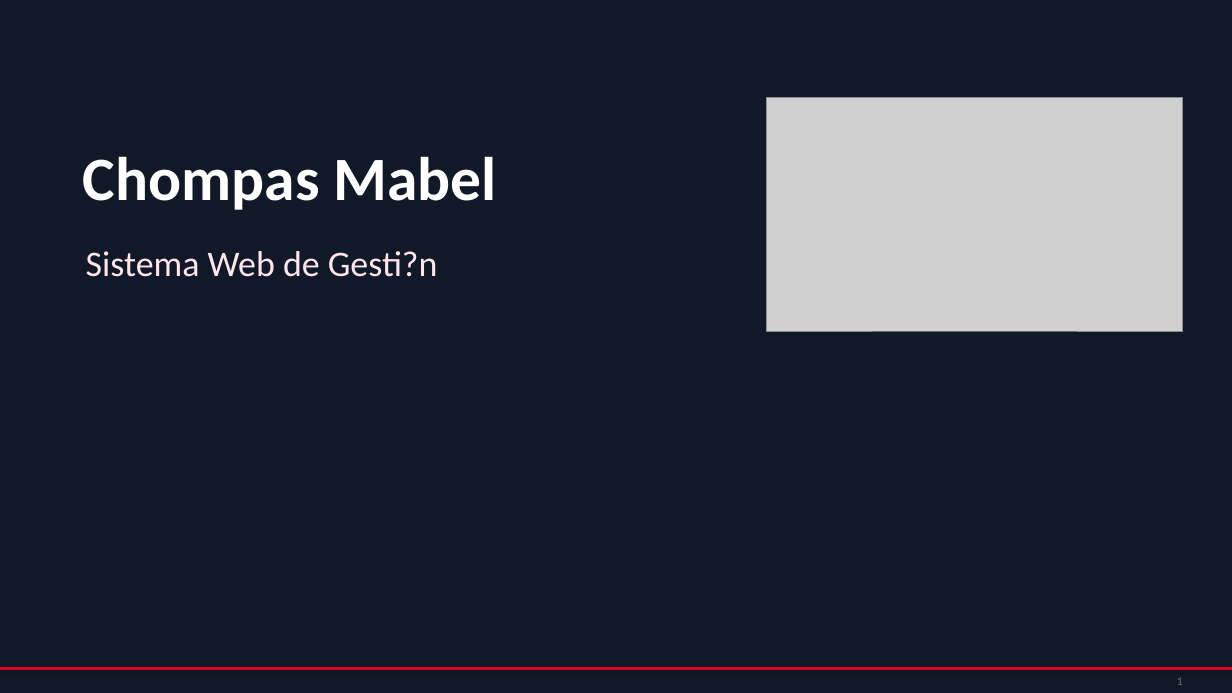
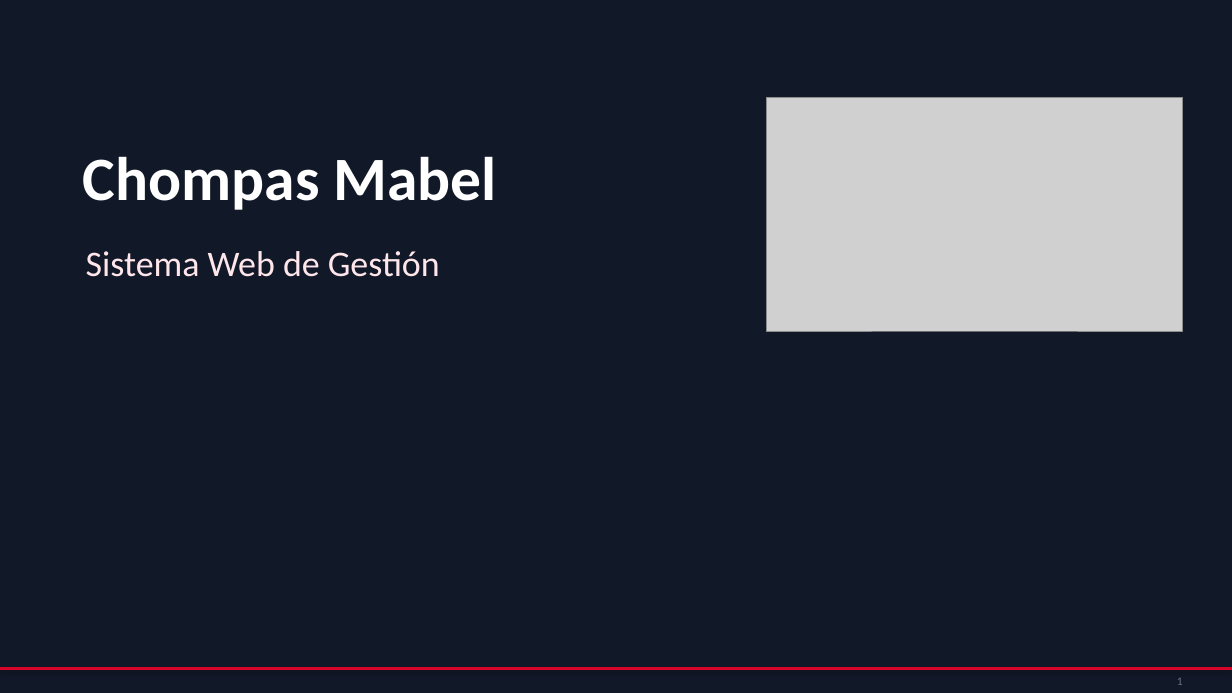
Before and after one commit to DiegoA199/Chompas_Mabel, a slide deck: slide 1 of docs/entregables/Presentacion_Chompas_Mabel.pptx. Drawn at 1232x693 pixels with LibreOffice and Linux fonts; fonts in the diff are those of the drawing; grey boxes stand for pictures. Boxes give left, top, right and bottom in pixels: in the first picture for what was removed or moved away, otherwise in the second. Text is boxed around its words. In the diff, an @@ line names an element or a change of style, - is before the commit and + after.

```diff
--- a/docs/entregables/Presentacion_Chompas_Mabel.pptx
+++ b/docs/entregables/Presentacion_Chompas_Mabel.pptx
@@ text at [86,251,440,277]: text changed @@
-Sistema Web de Gesti?n
+Sistema Web de Gestión
```
Also in this commit, not shown: 10 other slides changed, 2 other files.
